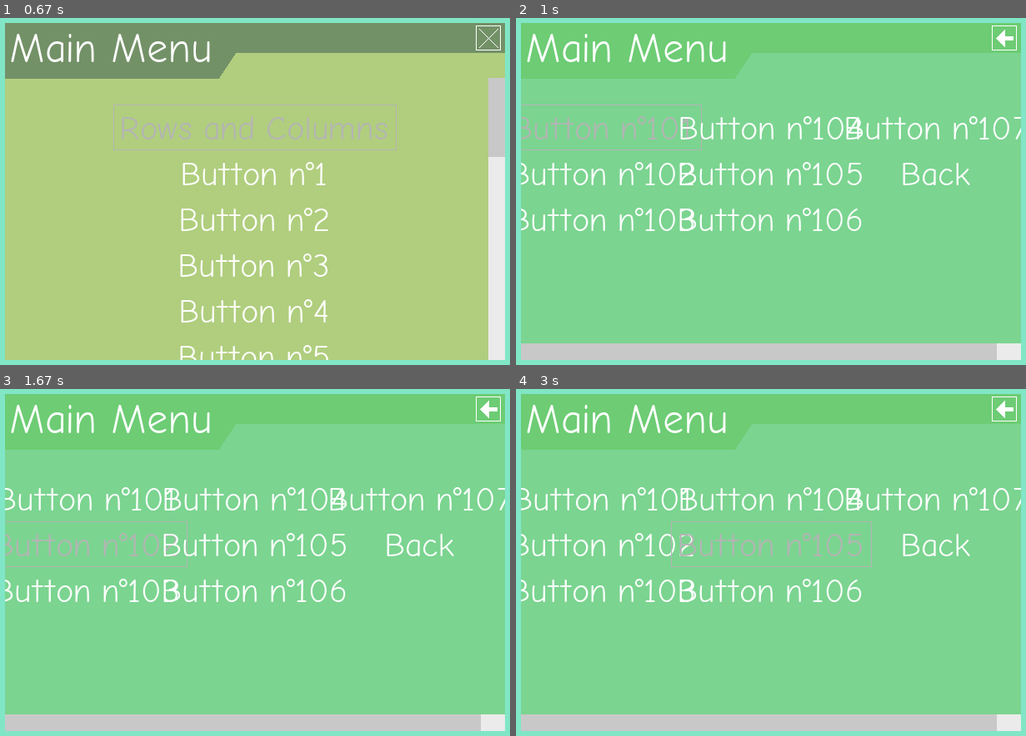
Above: before the commit, frames 1-4 (two rows, left to right).
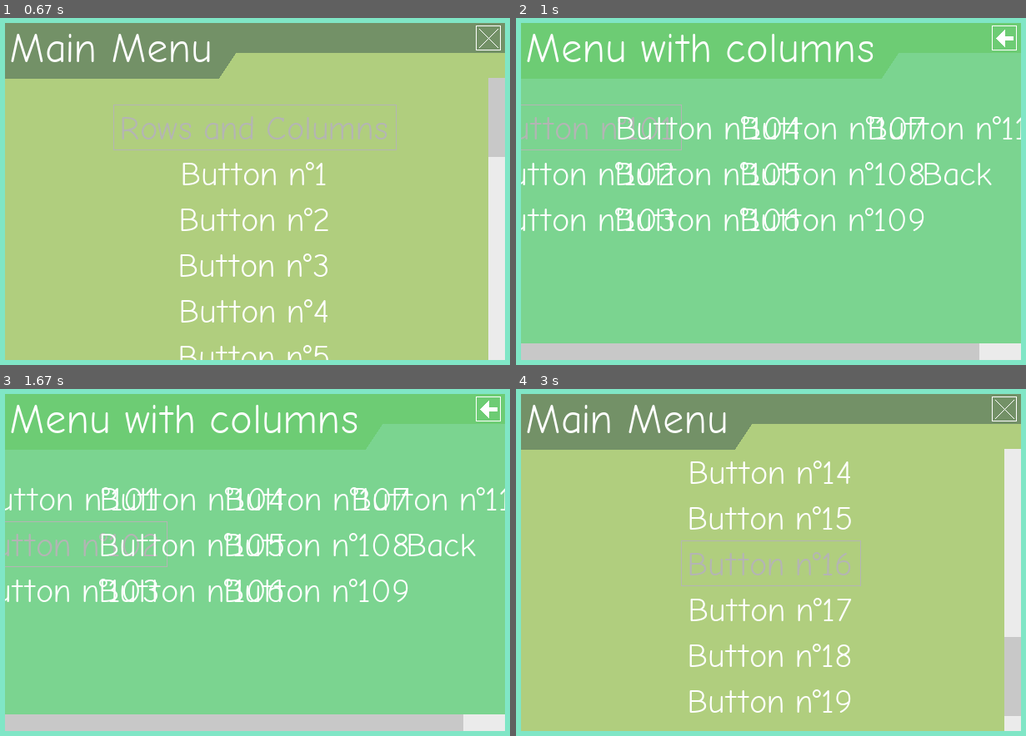
Above: after the commit, the same moments.

Repository: ppizarror/pygame-menu
Game: pygame game, started from pygameMenu/examples/scroll_menu.py
The game is run twice, just before and just after one commit, with the same random seed, the same clock (stepped at 60 frames per second) and the same inputs.
Inputs (mouse positions are in pixels of both pictures, inside the frame that each line leads up to):
- Up to frame 1 (0.67 s): type "an" at 0.33 s
- Up to frame 2 (1 s): type "n" at 0.67 s; tap Enter at 0.87 s
- Up to frame 3 (1.67 s): click (66, 545) at 1.22 s; click (469, 548) at 1.55 s
- Up to frame 4 (3 s): press the mouse at (771, 635) at 1.82 s; move the mouse to (842, 565) at 1.92 s; release the mouse at (913, 493) at 2.05 s; press the mouse at (771, 545) at 2.15 s; move the mouse to (725, 500) at 2.25 s; release the mouse at (679, 458) at 2.38 s; press the mouse at (outside the picture) at 2.48 s; move the mouse to (750, 694) at 2.58 s; release the mouse at (730, 586) at 2.72 s; press the mouse at (771, 545) at 2.82 s; move the mouse to (658, 607) at 2.92 s

Frame 1 is identical in both runs. In frame 2, 11% of the frame differs, in the area x 0-100%, y 4-99%; in frame 3, 11%; in frame 4, 94%, in the area x 0-100%, y 1-99%.

Commit message:
Add more columns in scroll menu example

Diff:
--- a/pygameMenu/examples/scroll_menu.py
+++ b/pygameMenu/examples/scroll_menu.py
@@ -71,12 +71,12 @@
                                 menu_color=(120, 200, 108),
                                 menu_color_title=(100, 200, 98),
                                 onclose=pygameMenu.events.EXIT,
-                                title='Main Menu',
+                                title='Menu with columns',
                                 window_height=H_SIZE,
                                 window_width=W_SIZE,
                                 fps=FPS,
                                 rows=3,
-                                columns=3,
+                                columns=4
                                 )
 
     _menu.add_button('Rows and Columns', _menu_sub)
@@ -87,7 +87,7 @@
     _menu.add_button('Exit', pygameMenu.events.EXIT)
 
     label = 'Button n°{}'
-    for i in range(1, 8):
+    for i in range(1, 11):
         i += 100
         txt = label.format(i)
         _menu_sub.add_button(txt, on_button_click, i)
